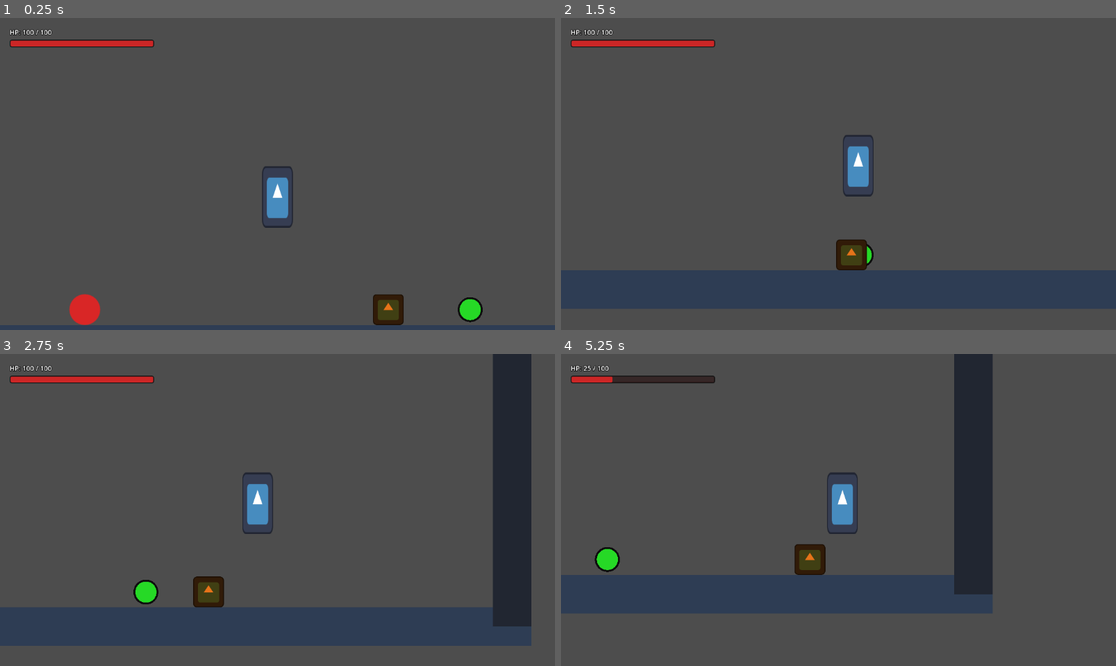
Above: before the commit, frames 1-4 (two rows, left to right).
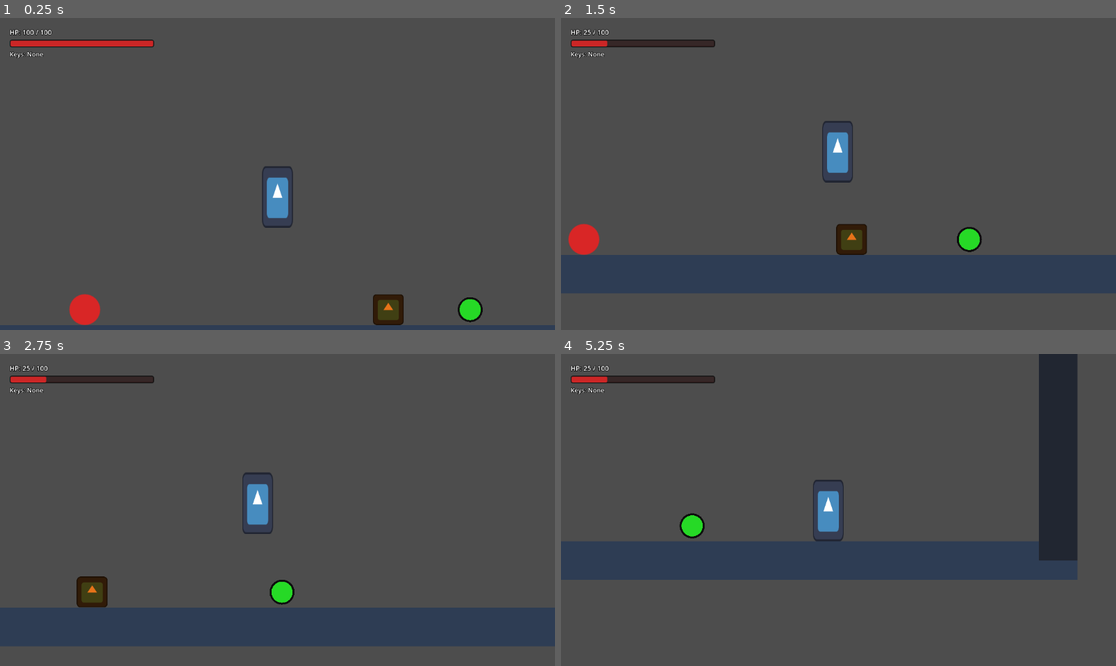
Above: after the commit, the same moments.

Repository: hikarirainbow/New-Project
Game: Godot game, scene res://scenes/levels/sandbox_level.tscn
Same seed, same stepped clock (60 frames per second), same inputs: the game is played once before the commit and once after it. The engine's default icon, where the game draws it, is replaced by a stand-in: a white triangle on a blue panel in a dark square.
Inputs:
- Up to frame 1 (0.25 s): no input
- Up to frame 2 (1.5 s): tap Enter at 0.5 s; hold D (move_right) from 0.53 s (still down); tap C (dash) at 0.6 s; tap Space (jump) at 0.77, 0.8, 1.07, 1.35 s
- Up to frame 3 (2.75 s): tap Space (jump) at 1.52, 1.82, 2.3 s; tap C (dash) at 1.55 s; release D (move_right) at 2.03 s; hold A (move_left) from 2.03 s (still down); tap X (attack) at 2.1 s
- Up to frame 4 (5.25 s): release A (move_left) at 2.78 s; hold D (move_right) 2.78-4.28 s; tap C (dash) at 2.85, 3.6, 4.55 s; tap Space (jump) at 3.02, 3.32, 3.77, 3.8, 4.07, 4.35, 4.52, 4.82 s; hold A (move_left) 4.28-5.03 s; hold D (move_right) from 5.03 s (still down); tap X (attack) at 5.1 s

The runs differ from the first frame. In frame 1, less than 0.1% of the frame differs, in the area x 1-8%, y 10-13%; in frame 2, 12%; in frame 3, 8.7%; in frame 4, 28%, in the area x 0-93%, y 0-84%.

Commit message:
feat: enemy CHASE state (100px), DEAD/CORPSE (gray) holding key, player key inventory, HUD key display

Diff:
--- a/scenes/enemies/grab_enemy.gd
+++ b/scenes/enemies/grab_enemy.gd
@@ -1,23 +1,28 @@
 extends Actor
 
-# Tốc độ di chuyển tuần tra của quái vật
-const SPEED = 60.0
+const SPEED         = 60.0
+const CHASE_SPEED   = 90.0
 const CONTACT_DAMAGE = 15
+const CHASE_RADIUS  = 100.0
 
-# Bộ máy trạng thái (FSM) cơ bản
-enum State { PATROL, DEAD }
+enum State { PATROL, CHASE, DEAD }
 var current_state = State.PATROL
 
-# Hướng di chuyển: 1 = Phải, -1 = Trái
 var direction = 1
+var player_ref: Node = null
 
-# Các node con RayCast dò tìm tường và hố sâu
-@onready var edge_detector_right = $RayCast2D_EdgeRight
-@onready var edge_detector_left = $RayCast2D_EdgeLeft
-@onready var wall_detector = $RayCast2D_Wall
+@onready var edge_right  = $RayCast2D_EdgeRight
+@onready var edge_left   = $RayCast2D_EdgeLeft
+@onready var wall_ray    = $RayCast2D_Wall
+
+func _ready():
+	add_to_group("enemies")
+	# Cache player reference once
+	await get_tree().process_frame
+	player_ref = get_tree().get_first_node_in_group("player")
 
 func _physics_process(delta):
-	# Nếu đang bị giật lùi (knockback), để lực đẩy tự tiêu hao
+	# Knockback processing (shared from Actor)
 	if knockback_timer > 0.0:
 		knockback_timer -= delta
 		velocity.x = move_toward(velocity.x, 0, friction * delta)
@@ -27,72 +32,121 @@
 		return
 
 	match current_state:
-		State.PATROL:
-			handle_patrol_state(delta)
-		State.DEAD:
-			handle_dead_state(delta)
+		State.PATROL: _patrol(delta)
+		State.CHASE:  _chase(delta)
+		State.DEAD:   _dead(delta)
 
-# Xử lý logic trạng thái tuần tra (PATROL)
-func handle_patrol_state(delta):
-	# Áp dụng trọng lực
+# ── PATROL ──────────────────────────────────────────────────────────────────
+func _patrol(delta):
 	if not is_on_floor():
 		velocity.y += gravity * delta
 
-	# Kiểm tra xem có cần quay đầu (gặp tường hoặc mép vực) không
+	# Transition → CHASE if player is within radius
+	if player_ref and global_position.distance_to(player_ref.global_position) <= CHASE_RADIUS:
+		current_state = State.CHASE
+		return
+
 	var should_flip = false
-
-	# 1. Dò tường phía trước hướng đi
-	wall_detector.target_position.x = direction * 24.0
-	wall_detector.force_raycast_update()
-	if wall_detector.is_colliding():
+	wall_ray.target_position.x = direction * 24.0
+	wall_ray.force_raycast_update()
+	if wall_ray.is_colliding():
 		should_flip = true
 
-	# 2. Dò mép hố (vực sâu) để quay đầu tránh bị rơi xuống
 	if is_on_floor():
-		if direction == 1 and not edge_detector_right.is_colliding():
+		if direction == 1 and not edge_right.is_colliding():
 			should_flip = true
-		elif direction == -1 and not edge_detector_left.is_colliding():
+		elif direction == -1 and not edge_left.is_colliding():
 			should_flip = true
 
-	# Quay đầu nếu thỏa mãn điều kiện
 	if should_flip:
 		direction = -direction
-		# Lật hình ảnh Sprite
 		if has_node("Sprite2D"):
 			$Sprite2D.flip_h = direction < 0
 
-	# Di chuyển theo hướng hiện tại
 	velocity.x = direction * SPEED
 	move_and_slide()
+	_apply_contact_damage()
 
-	# Xử lý va chạm: Nếu đâm trúng Player, gây sát thương
-	for i in get_slide_collision_count():
-		var collision = get_slide_collision(i)
-		var collider = collision.get_collider()
-		if collider.is_in_group("player"):
-			if collider.has_method("take_damage"):
-				collider.take_damage(CONTACT_DAMAGE, global_position)
+# ── CHASE ───────────────────────────────────────────────────────────────────
+func _chase(delta):
+	if not player_ref:
+		current_state = State.PATROL
+		return
 
-# Xử lý logic trạng thái chết (DEAD)
-func handle_dead_state(delta):
-	# Chỉ rơi xuống đất nếu đang ở trên không trung
+	var dist = global_position.distance_to(player_ref.global_position)
+
+	# Return to patrol when player escapes radius
+	if dist > CHASE_RADIUS:
+		current_state = State.PATROL
+		return
+
+	if not is_on_floor():
+		velocity.y += gravity * delta
+
+	# Move towards player horizontally
+	var dx = player_ref.global_position.x - global_position.x
+	direction = 1 if dx > 0 else -1
+	if has_node("Sprite2D"):
+		$Sprite2D.flip_h = direction < 0
+
+	# Simple wall-jump: if blocked by wall and player is above, jump
+	wall_ray.target_position.x = direction * 24.0
+	wall_ray.force_raycast_update()
+	if wall_ray.is_colliding() and is_on_floor():
+		var dy = player_ref.global_position.y - global_position.y
+		if dy < -10.0:
+			velocity.y = -250.0
+
+	velocity.x = direction * CHASE_SPEED
+	move_and_slide()
+	_apply_contact_damage()
+
+# ── DEAD (Corpse) ────────────────────────────────────────────────────────────
+func _dead(delta):
 	if not is_on_floor():
 		velocity.y += gravity * delta
 	velocity.x = 0
 	move_and_slide()
 
-# Ghi đè hàm die() của Actor
+# ── HELPERS ─────────────────────────────────────────────────────────────────
+func _apply_contact_damage():
+	for i in get_slide_collision_count():
+		var col = get_slide_collision(i)
+		var body = col.get_collider()
+		if body.is_in_group("player") and body.has_method("take_damage"):
+			body.take_damage(CONTACT_DAMAGE, global_position)
+
+# ── DEATH (override Actor.die) ───────────────────────────────────────────────
 func die():
 	current_state = State.DEAD
 
-	# Vô hiệu hóa va chạm với Player (chỉ giữ lại va chạm nền đất để không rơi xuyên map)
+	# Remove enemy collision; keep floor collision so corpse doesn't fall through
 	collision_layer = 0
-	collision_mask = 1
+	collision_mask  = 1
 
-	print("Kẻ địch tuần tra đã chết!")
+	# Turn gray (corpse visual)
+	if has_node("Sprite2D"):
+		$Sprite2D.modulate = Color(0.5, 0.5, 0.5, 1.0)
 
-	# Hiệu ứng tan biến dần (fade-out)
-	var tween = create_tween()
-	tween.tween_property(self, "modulate:a", 0.0, 0.4)
-	# Tự giải phóng bộ nhớ sau khi tan biến xong
-	tween.finished.connect(queue_free)
+	print("GrabEnemy died → CORPSE state")
+
+	# Dynamically create a pickup Area2D for the key
+	var area = Area2D.new()
+	area.name = "CorpseArea"
+
+	var shape_node = CollisionShape2D.new()
+	var circle = CircleShape2D.new()
+	circle.radius = 20.0
+	shape_node.shape = circle
+	area.add_child(shape_node)
+
+	add_child(area)
+	area.body_entered.connect(_on_corpse_body_entered)
+
+func _on_corpse_body_entered(body):
+	if body.is_in_group("player") and body.has_method("collect_key"):
+		body.collect_key("Boss Key")
+		# Fade-out and free corpse
+		var tw = create_tween()
+		tw.tween_property(self, "modulate:a", 0.0, 0.35)
+		tw.finished.connect(queue_free)
--- a/scenes/player/player.gd
+++ b/scenes/player/player.gd
@@ -29,6 +29,11 @@
 
 # Tín hiệu đặc thù phát đi khi người chơi chết
 signal player_defeated
+# Tín hiệu phát khi nhặt chìa khóa
+signal key_collected(key_name: String)
+
+# Kho lưu trữ chìa khóa
+var keys: Array[String] = []
 
 var spawn_point: Vector2
 
@@ -210,6 +215,12 @@
 	dash_cooldown = dash_cooldown / 2.0
 	print("Dash cooldown upgraded! New cooldown: ", dash_cooldown)
 
+# Thu thập chìa khóa từ xác quái vật
+func collect_key(key_name: String):
+	keys.append(key_name)
+	emit_signal("key_collected", key_name)
+	print("Key collected: ", key_name, " | Total keys: ", keys)
+
 # Bắt đầu kỹ năng tấn công cận chiến
 func start_attack():
 	attack_timer = ATTACK_DURATION
--- a/scenes/ui/hud.gd
+++ b/scenes/ui/hud.gd
@@ -1,8 +1,9 @@
 extends CanvasLayer
 
-@onready var health_bar = $Control/MarginContainer/VBoxContainer/HealthBar
+@onready var health_bar   = $Control/MarginContainer/VBoxContainer/HealthBar
 @onready var health_label = $Control/MarginContainer/VBoxContainer/HealthLabel
-@onready var screen_fade = $Control/ScreenFade
+@onready var key_label    = $Control/MarginContainer/VBoxContainer/KeyLabel
+@onready var screen_fade  = $Control/ScreenFade
 
 func _ready():
 	# Đợi một frame để chắc chắn rằng Player đã được khởi tạo trong Scene Tree
@@ -25,6 +26,8 @@
 	player.health_changed.connect(_on_player_health_changed)
 	# Kết nối tín hiệu khi Player bị tiêu diệt
 	player.player_defeated.connect(_on_player_defeated)
+	# Kết nối tín hiệu khi Player nhặt chìa khóa
+	player.key_collected.connect(_on_key_collected)
 
 # Xử lý sự kiện khi máu Player thay đổi (nhận sát thương hoặc hồi máu)
 func _on_player_health_changed(new_health):
@@ -61,3 +64,11 @@
 	# 3. Làm sáng lại màn hình (Fade to Transparent)
 	var fade_out_tween = create_tween()
 	fade_out_tween.tween_property(screen_fade, "color", Color(0, 0, 0, 0), 0.5).set_trans(Tween.TRANS_SINE).set_ease(Tween.EASE_IN)
+
+# Cập nhật HUD khi Player nhặt chìa khóa
+func _on_key_collected(key_name: String):
+	var player = get_tree().get_first_node_in_group("player")
+	if player and player.keys.size() > 0:
+		key_label.text = "Keys: " + ", ".join(player.keys)
+	else:
+		key_label.text = "Keys: None"
--- a/scenes/ui/hud.tscn
+++ b/scenes/ui/hud.tscn
@@ -64,6 +64,13 @@
 value = 100.0
 show_percentage = false
 
+[node name="KeyLabel" type="Label" parent="Control/MarginContainer/VBoxContainer"]
+layout_mode = 2
+theme_override_colors/font_outline_color = Color(0, 0, 0, 1)
+theme_override_constants/outline_size = 4
+theme_override_font_sizes/font_size = 13
+text = "Keys: None"
+
 [node name="ScreenFade" type="ColorRect" parent="Control"]
 layout_mode = 1
 anchors_preset = 15
Not shown, changed: codex/project_scope.md
